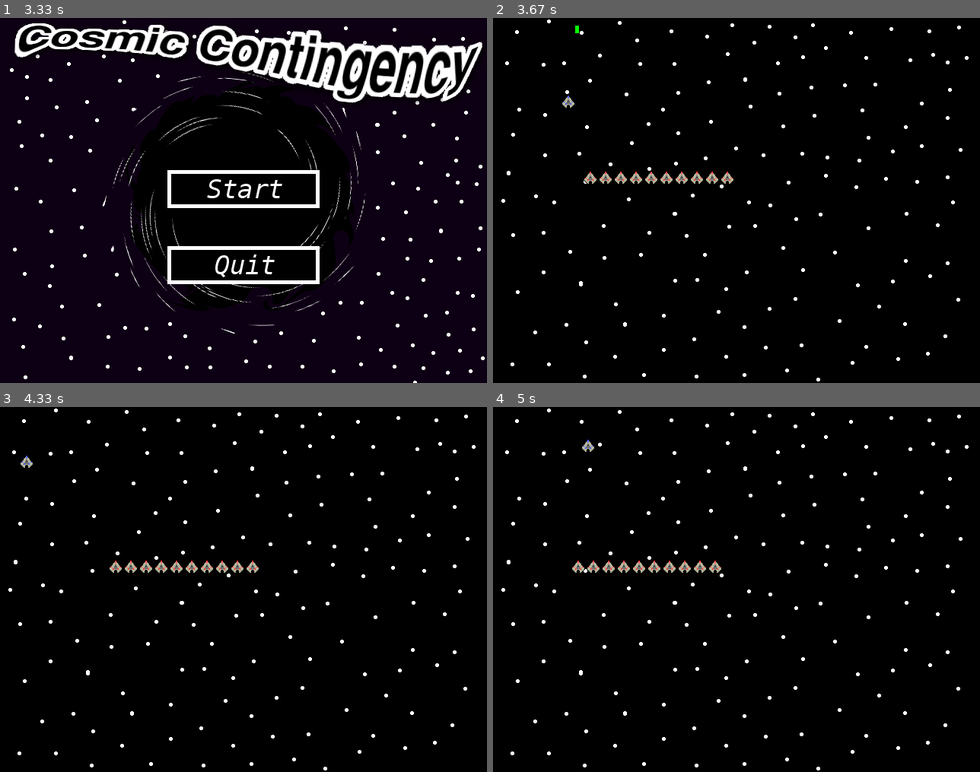
Above: before the commit, frames 1-4 (two rows, left to right).
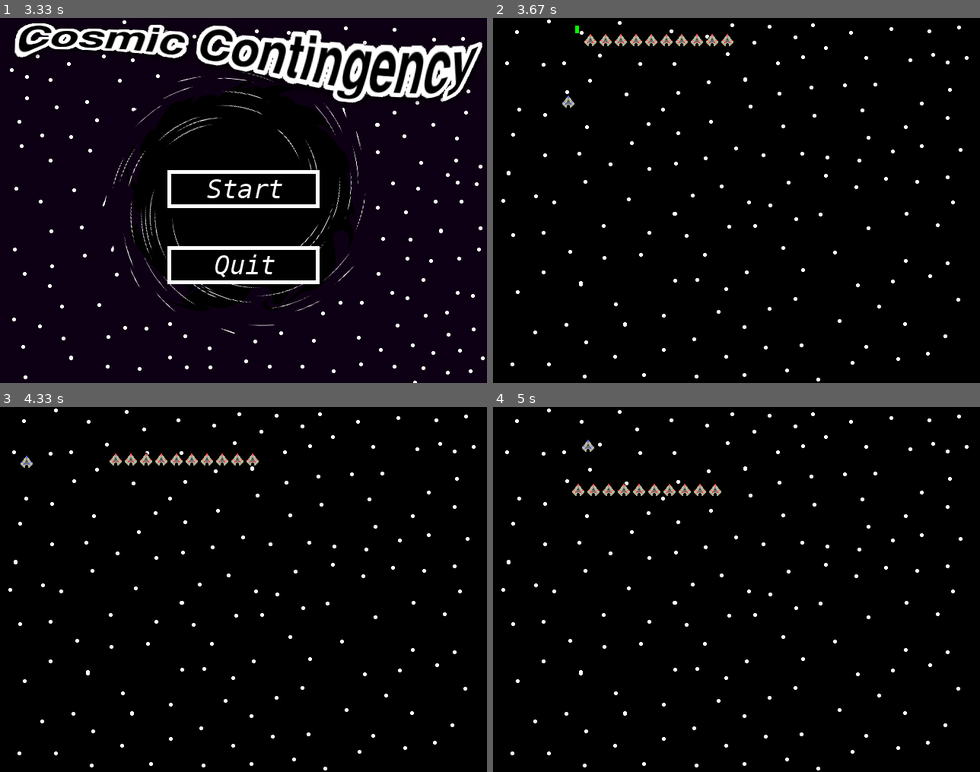
Above: after the commit, the same moments.

Repository: cdsupina/Space_Shooter_Pygame
Game: pygame game, started from main.py
Same seed, same stepped clock (60 frames per second), same inputs: the game is played once before the commit and once after it.
Inputs (mouse positions are in pixels of both pictures, inside the frame that each line leads up to):
- Up to frame 1 (3.33 s): tap Space at 0.33 s; click (243, 189) at 3.28 s
- Up to frame 2 (3.67 s): hold A from 3.57 s (still down); move the mouse to (911, 226) at 3.6 s
- Up to frame 3 (4.33 s): release A at 4.03 s; hold W from 4.07 s (still down)
- Up to frame 4 (5 s): release W at 4.43 s; hold D from 4.47 s (still down)

Frame 1 is identical in both runs. In frame 2, 0.9% of the frame differs, in the area x 18-50%, y 4-46%; in frame 3, 0.9%; in frame 4, 0.9%.

Commit message:
update movement of first enemy

Diff:
--- a/main.py
+++ b/main.py
@@ -49,46 +49,42 @@
 continue_button = pygame.image.load(continue_button_img_name).convert()
 pause_menu = pygame.image.load(pause_menu_img_name).convert_alpha()
 
-
 player = Ship(player_img_name,10)
 player.rect.x = 100
 player.rect.y = 100
-
 player_x_change = 0
 player_y_change = 0
 
-#enemy_1 = Enemy(enemy_img_name,4,50,200,200)
-
-
 scene_1_sprite_group = pygame.sprite.Group()
 scene_1_sprite_group.add(player)
-#scene_1_sprite_group.add(enemy_1)
-
-#setup a paused state
+
 paused = False
 
 lasers = []
 enemies = []
-#enemies.append(enemy_1)
 
 scene_0_background_idx = 0
 scene_0_background_animation_time = 150
 scene_0_current_animation_time = 100
+
 while True:
 
     dt = clock.tick(fps)
     speed = float(dt)/64
 
     ##########SCENE-RENDERING#########
+
+    #rendering for title scene
     if scene == 0:
 
-
-
+        #animate background for title screen
         if scene_0_current_animation_time >= scene_0_background_animation_time:
 
             scene_0_current_animation_time = 0
             screen.blit(scene_0_backgrounds[scene_0_background_idx],(0,0))
             screen.blit(title,(0,0))
+            start = screen.blit(start_button,(220,200))
+            quit = screen.blit(quit_button,(220,300))
             scene_0_background_idx += 1
         else:
             scene_0_current_animation_time += dt
@@ -96,11 +92,7 @@
         if scene_0_background_idx > 2:
             scene_0_background_idx = 0
 
-
-        start = screen.blit(start_button,(220,200))
-        quit = screen.blit(quit_button,(220,300))
-
-
+    #rendering for the firsl level scene
     elif scene == 1:
         screen.blit(scene_1_background,(0,0))
         scene_1_sprite_group.draw(screen)
@@ -115,14 +107,12 @@
                 if l.time_spawned >= 1000:
                     scene_1_sprite_group.remove(l)
                     lasers.remove(l)
-                    #l = None
                 for e in enemies:
                     if l.rect.colliderect(e.rect):
                         scene_1_sprite_group.remove(l)
                         scene_1_sprite_group.remove(e)
                         lasers.remove(l)
                         enemies.remove(e)
-                        #l = None
 
             for e in enemies:
 
@@ -130,19 +120,21 @@
 
                 #print(e.current_displacement)
                 if e.current_displacement>=e.max_displacement:
-                    e.speed = -e.speed
-
-                e.rect.x += e.speed*speed
+                    e.x_speed = -e.x_speed
+
+                if e.rect.y >= screen_height - e.image.get_height() or e.rect.y <= 0:
+                    e.y_speed = -e.y_speed
+
+                e.rect.x += e.x_speed*speed
+                e.rect.y += e.y_speed*speed
+
                 if e.rect.x >= (e.loc_init[0]+e.max_displacement):
                     e.rect.x = e.loc_init[0]+e.max_displacement
                 elif e.rect.x <= (e.loc_init[0]-e.max_displacement):
                     e.rect.x = e.loc_init[0]-e.max_displacement
+
             player.rect.x += player_x_change*speed
             player.rect.y += player_y_change*speed
-
-
-
-
 
 
     ##########EVENT-LISTENING##########
@@ -157,10 +149,10 @@
                 if scene == 0:
                     if start.collidepoint(pygame.mouse.get_pos()):
                         scene = 1
-                        enemy_count = rand.randint(10,15)
+                        enemy_count = 10
                         i = 0
                         while i< enemy_count:
-                            enemy = Enemy(enemy_img_name,4,50,100+i*20,200)
+                            enemy = Enemy(enemy_img_name,4,50,100+i*20,1)
                             scene_1_sprite_group.add(enemy)
                             enemies.append(enemy)
                             i += 1
@@ -188,8 +180,7 @@
                         new_laser = Player_Laser(player_laser_img_name,20,(player.rect.x+(player.width/2)-(5/2)),player.rect.y)
                         scene_1_sprite_group.add(new_laser)
                         lasers.append(new_laser)
-
-                        print(lasers)
+                        #print(lasers)
 
         if event.type == KEYUP:
             if event.key == K_w:
--- a/sprites.py
+++ b/sprites.py
@@ -15,7 +15,8 @@
     def __init__(self,image,speed,displacement,init_x,init_y):
         super().__init__()
 
-        self.speed = speed
+        self.x_speed = speed
+        self.y_speed = speed
         self.image = pygame.image.load(image)
         self.rect = self.image.get_rect()
         self.max_displacement = displacement
